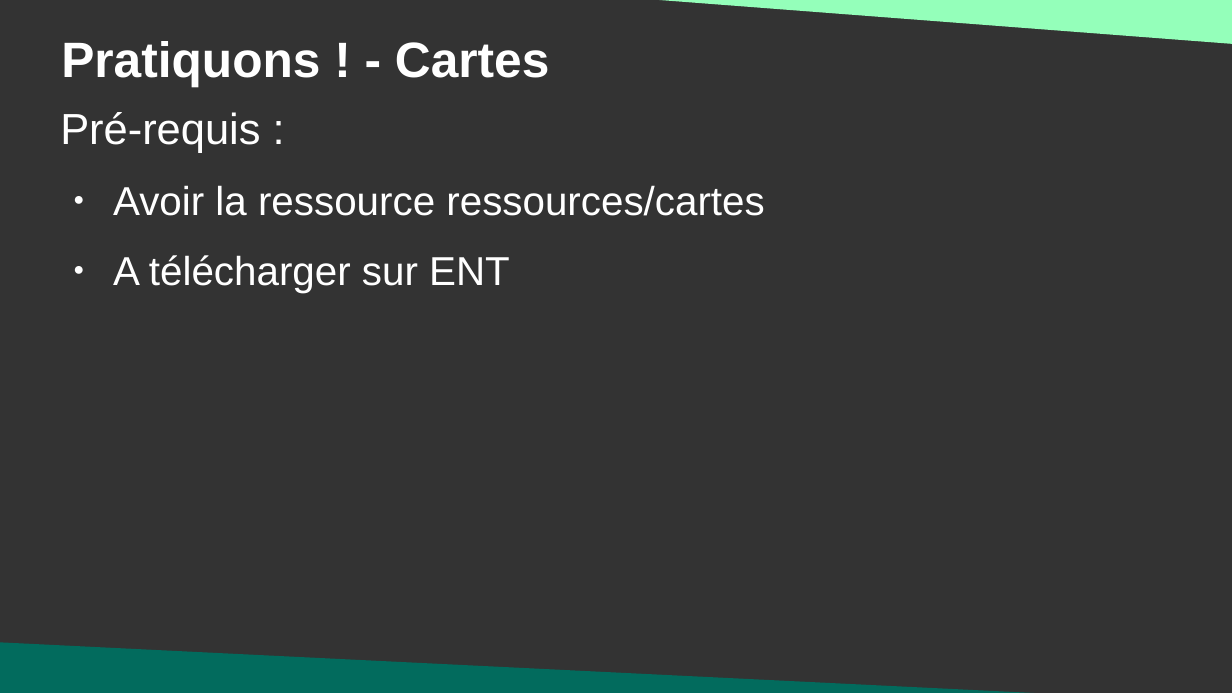
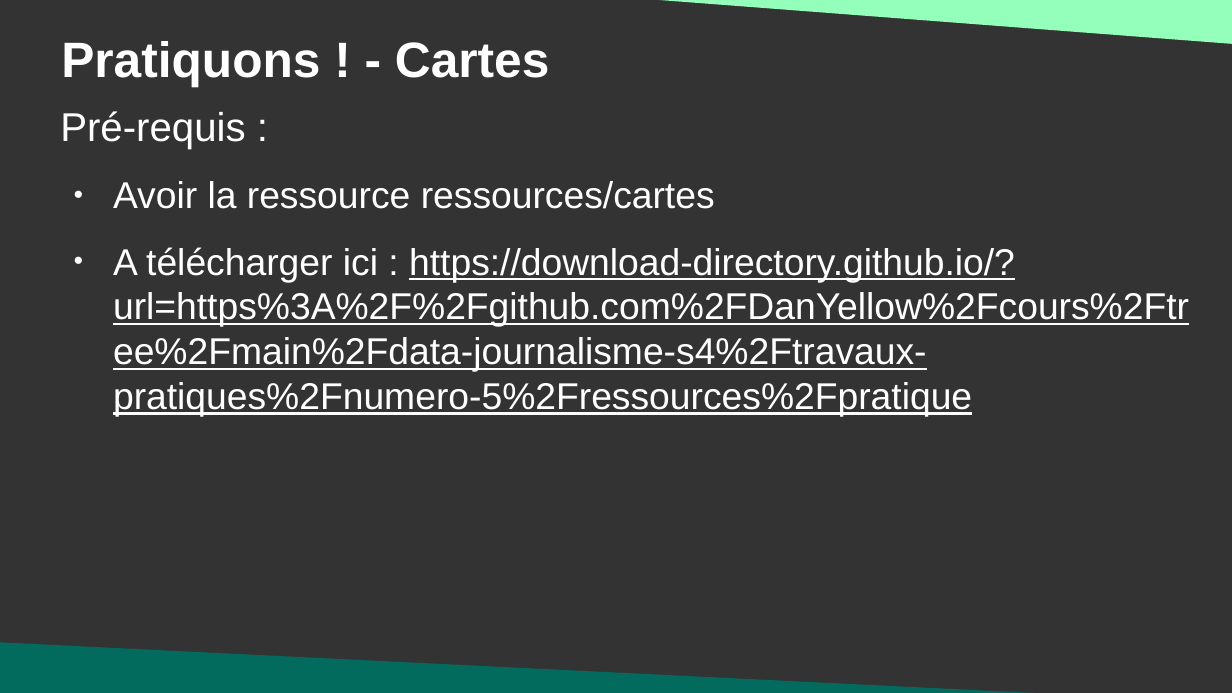
Before and after one commit to DanYellow/cours, a slide deck: slide 14 of data-journalisme-s4/travaux-pratiques/numero-5/presentation.odp. Drawn at 1232x693 pixels with LibreOffice and Linux fonts; fonts in the diff are those of the drawing. Boxes give left, top, right and bottom in pixels: in the first picture for what was removed or moved away, otherwise in the second. Text is boxed around its words. In the diff, an @@ line names an element or a change of style, - is before the commit and + after.

Commit message:
Fix errors and link in data-journalism

```diff
--- a/data-journalisme-s4/travaux-pratiques/numero-5/presentation.odp
+++ b/data-journalisme-s4/travaux-pratiques/numero-5/presentation.odp
@@ text at (60, 111, 715, 209): size 28 to 25.9 pt in "Pré-requis :"; size 26 to 24.1 pt in "Avoir la ressource ressources/cartes" @@
@@ text at (113, 247, 1189, 417): text changed; size 26 to 24.1 pt @@
-● A télécharger sur ENT
+● A télécharger ici : https://download-directory.github.io/?url=https%3A%2F%2Fgithub.com%2FDanYellow%2Fcours%2Ftree%2Fmain%2Fdata-journalisme-s4%2Ftravaux-pratiques%2Fnumero-5%2Fressources%2Fpratique
```
Also in this commit, not shown: 4 other slides changed, 1 other file.
